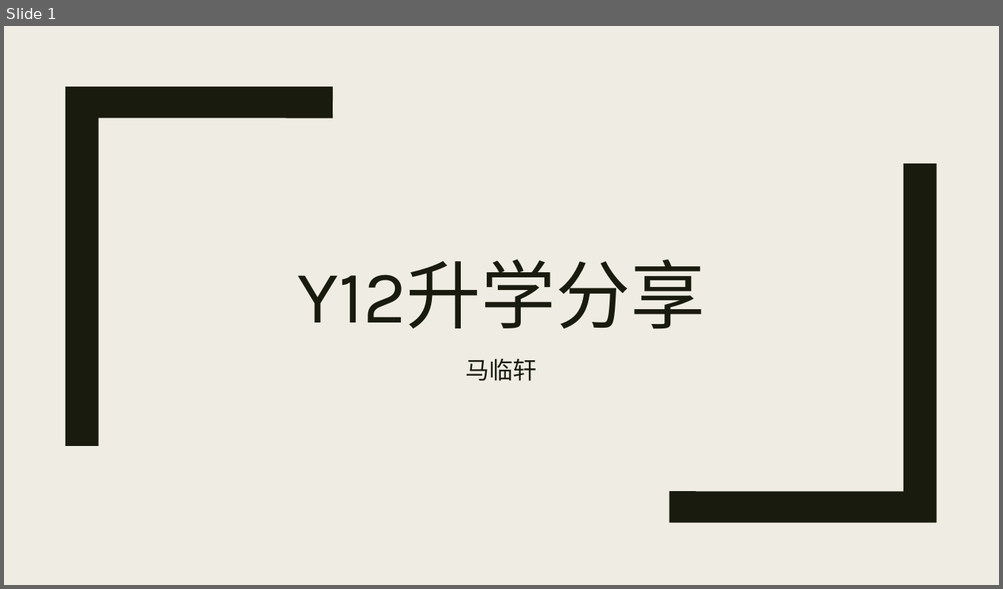
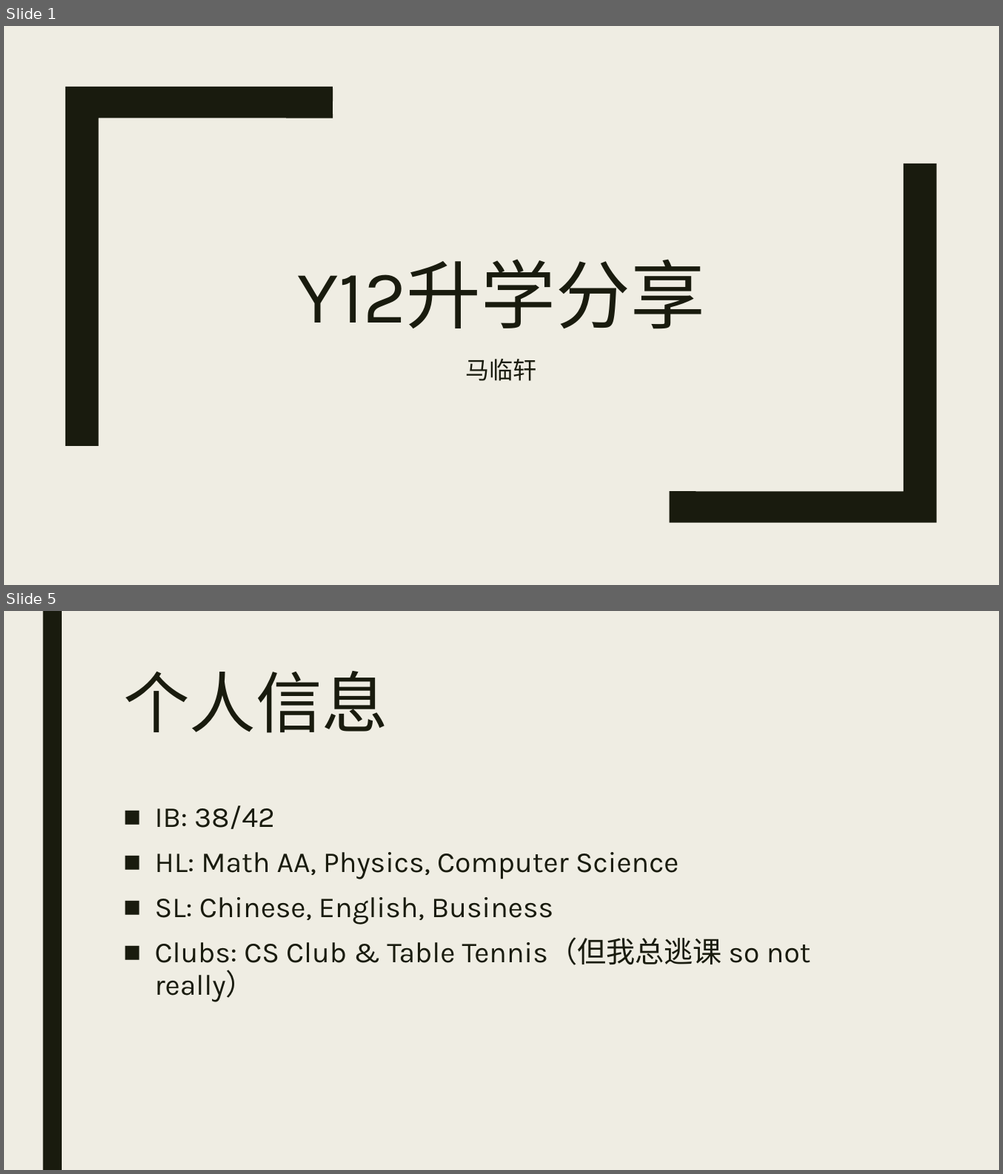
Before and after one commit to davidmaamoaix/fun-seminars, a slide deck: Presentation1.pptx. Shown one above the other, each under a label of ours: slide 1 before the commit, slides 1 and 5 after it; the slides between them are not shown. The pictures are 1003x589 and 1003x1174 pixels, drawn with LibreOffice and Linux fonts; fonts in the diff are those of the drawing. Boxes give left, top, right and bottom in pixels: in the first picture for what was removed or moved away, otherwise in the second. Text is boxed around its words. In the diff, an @@ line names an element or a change of style, - is before the commit and + after.

```diff
--- a/Presentation1.pptx
+++ b/Presentation1.pptx
@@ slide 5 added at <box>4,611,999,1170</box>, background #EFEDE3 @@
@@ rectangle added at <box>42,611,62,1170</box>, fill #191B0E @@
@@ title added at <box>123,671,388,733</box>, 64 pt, text #191B0E @@
+个人信息
@@ text added at <box>155,806,811,1002</box>, 28 pt, text #191B0E @@
+■ IB: 38/42
+■ HL: Math AA, Physics, Computer Science
+■ SL: Chinese, English, Business
+■ Clubs: CS Club & Table Tennis（但我总逃课 so not really）
```
Also in this commit, not shown: 23 other slides added.
